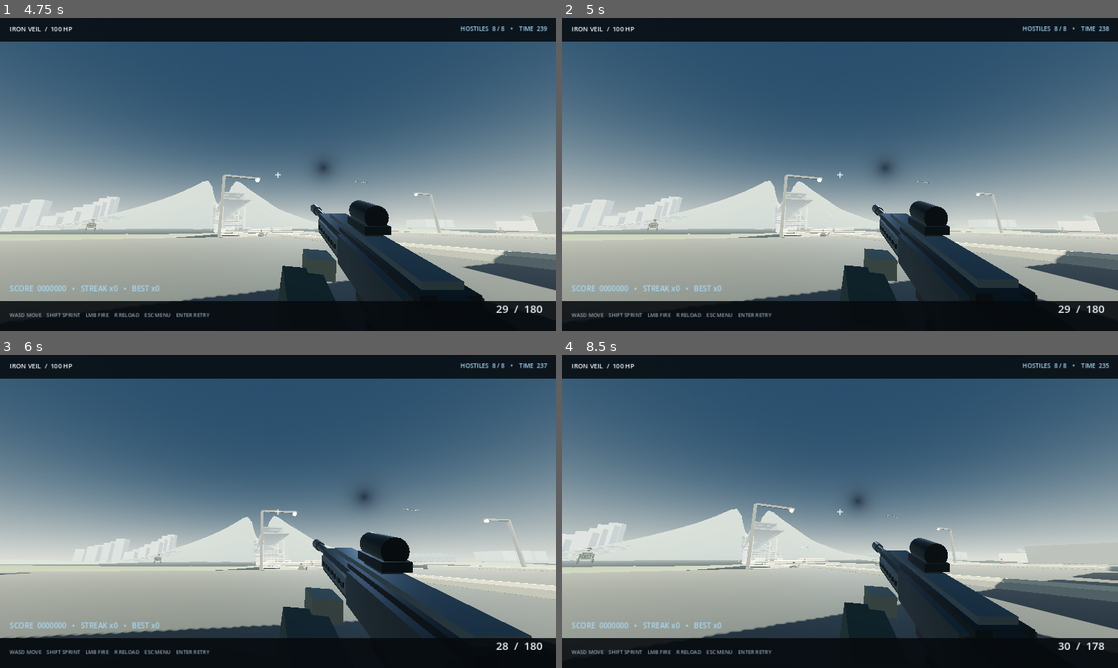
Above: before the commit, frames 1-4 (two rows, left to right).
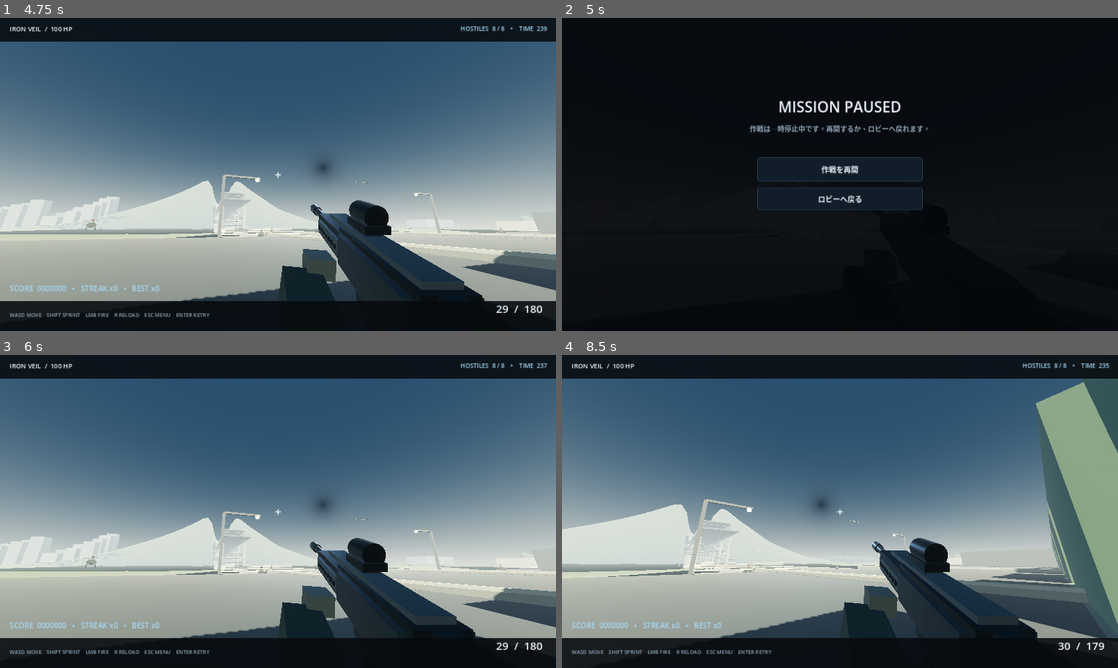
Above: after the commit, the same moments.

Repository: YukkuriP/Yukkuri-FPS2
Game: Godot game, scene res://scenes/main.tscn
The game is run twice, just before and just after one commit, with the same random seed, the same clock (stepped at 60 frames per second) and the same inputs.
Inputs (mouse positions are in pixels of both pictures, inside the frame that each line leads up to):
- Up to frame 1 (4.75 s): tap Enter at 0.5, 1.35, 3.5, 4.35 s; move the mouse to (400, 158) at 0.52 s; hold D (move_right) 0.53-1.28 s; tap R at 0.6, 3.6 s; click (400, 158) at 0.67 s; tap Space at 1.25, 4.25 s; move the mouse to (166, 190) at 1.27 s; hold S (move_back) 1.28-2.03 s; click (166, 190) at 1.42 s; move the mouse to (333, 105) at 2.02 s; hold D (move_right) 2.03-2.75 s; hold Shift 2.03-2.75 s; click (333, 105) at 2.17 s; click "作戦開始 / DEPLOY →" at 2.75 s; move the mouse to (250, 237) at 3.52 s; hold W (move_forward) from 3.53 s (still down); click (250, 237) at 3.67 s; move the mouse to (316, 177) at 4.27 s; click (316, 177) at 4.42 s
- Up to frame 2 (5 s): keep holding W (move_forward); tap Escape at 4.9 s
- Up to frame 3 (6 s): release W (move_forward) at 5 s; click (278, 505) at 5 s, where only the run after the commit has a clickable "作戦を再開"; tap Enter at 5.75 s; move the mouse to (233, 508) at 5.77 s; hold W (move_forward) from 5.78 s (still down); tap Shift at 5.85 s; click (233, 508) at 5.92 s
- Up to frame 4 (8.5 s): move the mouse to (845, 511) at 6.52 s; tap R at 6.6 s; click (845, 511) at 6.67 s; move the mouse to (817, 505) at 7.27 s; release W (move_forward) at 7.28 s; hold D (move_right) 7.28-8.03 s; tap Enter at 7.35 s; click (817, 505) at 7.42 s; move the mouse to (867, 511) at 8.02 s; hold W (move_forward) from 8.03 s (still down); hold Shift from 8.03 s (still down); click (867, 511) at 8.17 s

Frame 1 is identical in both runs. In frame 2, 82% of the frame differs, in the area x 0-100%, y 2-96%; in frame 3, 11%; in frame 4, 16%.

Commit message:
Add a real pause menu and freeze gameplay while paused

Diff:
--- a/scripts/main.gd
+++ b/scripts/main.gd
@@ -16,6 +16,7 @@
 var ui_layer: CanvasLayer
 var root_ui: Control
 var in_training := false
+var game_paused := false
 var player: CharacterBody3D
 var camera: Camera3D
 var world: Node3D
@@ -251,6 +252,7 @@
 
 func _start_training() -> void:
 	in_training = true
+	game_paused = false
 	ammo = 30
 	reserve_ammo = 180
 	reloading = false
@@ -1099,6 +1101,7 @@
 
 func _return_to_lobby() -> void:
 	in_training = false
+	game_paused = false
 	Input.mouse_mode = Input.MOUSE_MODE_VISIBLE
 	mouse_captured = false
 	if is_instance_valid(world):
@@ -1114,11 +1117,13 @@
 		return
 	if event is InputEventKey and event.pressed and not event.echo:
 		if event.keycode == KEY_ESCAPE:
-			if mouse_captured:
+			if game_paused:
+				_resume_training()
+			else:
+				game_paused = true
 				Input.mouse_mode = Input.MOUSE_MODE_VISIBLE
 				mouse_captured = false
-			else:
-				_return_to_lobby()
+				_show_pause_menu()
 		elif event.keycode == KEY_R:
 			_start_reload()
 		elif event.keycode == KEY_ENTER and (mission_complete or mission_failed):
@@ -1135,8 +1140,44 @@
 		player.rotation.y = look_yaw
 		camera.rotation.x = look_pitch
 
+func _show_pause_menu() -> void:
+	_clear_ui()
+	var backdrop := ColorRect.new()
+	backdrop.color = Color(0.015, 0.025, 0.04, 0.94)
+	backdrop.set_anchors_and_offsets_preset(Control.PRESET_FULL_RECT)
+	root_ui.add_child(backdrop)
+	var title := Label.new()
+	title.text = "MISSION PAUSED"
+	title.position = Vector2(0, 180)
+	title.size = Vector2(1280, 56)
+	title.horizontal_alignment = HORIZONTAL_ALIGNMENT_CENTER
+	title.add_theme_font_size_override("font_size", 34)
+	title.add_theme_color_override("font_color", TEXT)
+	root_ui.add_child(title)
+	var subtitle := Label.new()
+	subtitle.text = "作戦は一時停止中です。再開するか、ロビーへ戻れます。"
+	subtitle.position = Vector2(0, 242)
+	subtitle.size = Vector2(1280, 34)
+	subtitle.horizontal_alignment = HORIZONTAL_ALIGNMENT_CENTER
+	subtitle.add_theme_font_size_override("font_size", 16)
+	subtitle.add_theme_color_override("font_color", MUTED)
+	root_ui.add_child(subtitle)
+	var resume_button := _make_button("作戦を再開", Vector2(450, 320), Vector2(380, 56))
+	resume_button.pressed.connect(_resume_training)
+	root_ui.add_child(resume_button)
+	var lobby_button := _make_button("ロビーへ戻る", Vector2(450, 390), Vector2(380, 52))
+	lobby_button.pressed.connect(_return_to_lobby)
+	root_ui.add_child(lobby_button)
+
+func _resume_training() -> void:
+	game_paused = false
+	_clear_ui()
+	_add_training_overlay()
+	Input.mouse_mode = Input.MOUSE_MODE_VISIBLE
+	mouse_captured = false
+
 func _physics_process(delta: float) -> void:
-	if not in_training or not is_instance_valid(player):
+	if not in_training or game_paused or not is_instance_valid(player):
 		return
 	fire_cooldown = maxf(0.0, fire_cooldown - delta)
 	hitmarker_left = maxf(0.0, hitmarker_left - delta)
@@ -1318,7 +1359,7 @@
 	_update_hud()
 
 func _process(delta: float) -> void:
-	if not in_training or not is_instance_valid(player):
+	if not in_training or game_paused or not is_instance_valid(player):
 		return
 	damage_flash_left = maxf(0.0, damage_flash_left - delta)
 	if is_instance_valid(damage_overlay):
